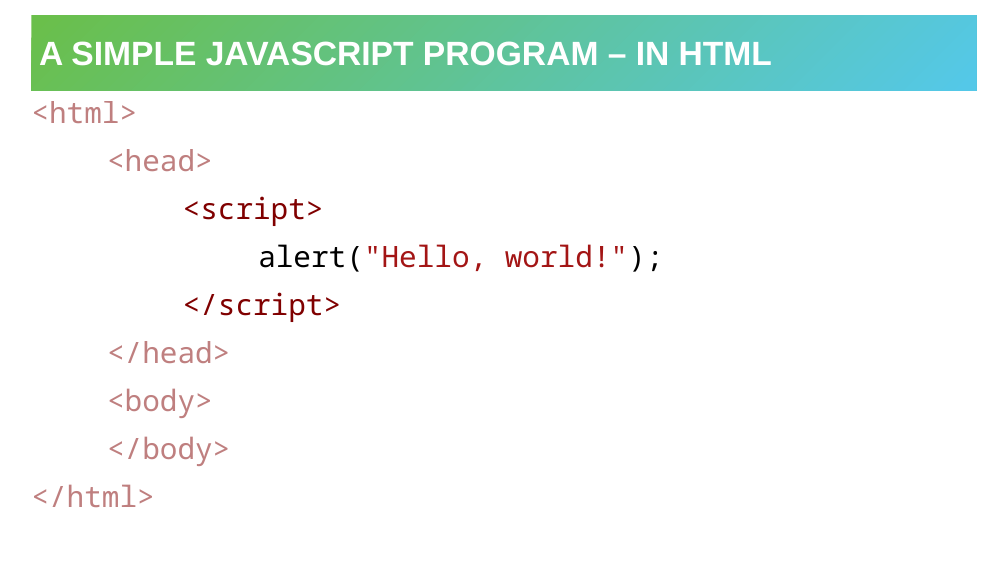
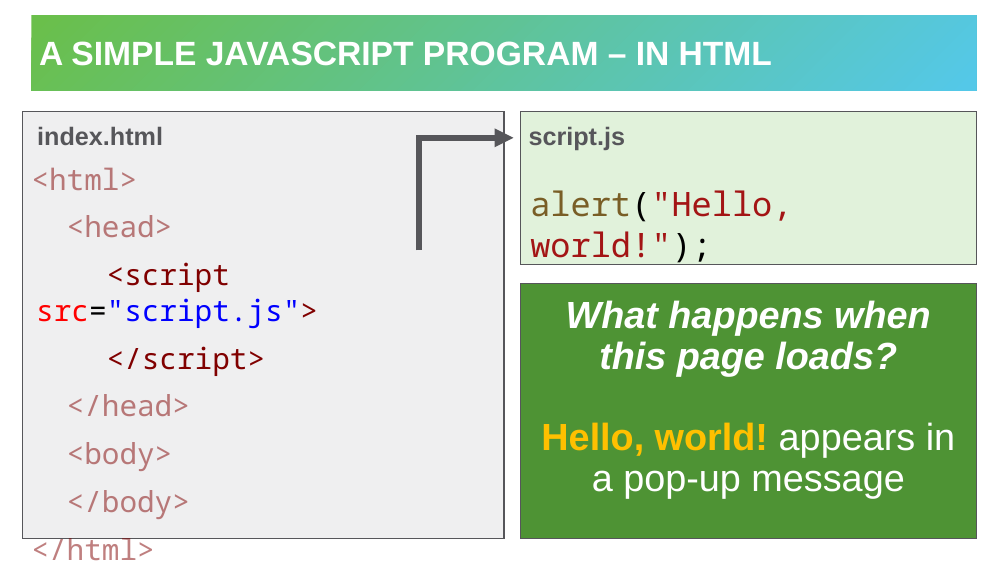
Before and after one commit to hytechclub/web-102, a slide deck: slide 5 of Week02/IntroductionToJavaScript.pptx. Drawn at 1008x567 pixels with LibreOffice and Linux fonts; fonts in the diff are those of the drawing. Boxes give left, top, right and bottom in pixels: in the first picture for what was removed or moved away, otherwise in the second. Text is boxed around its words. In the diff, an @@ line names an element or a change of style, - is before the commit and + after.

```diff
--- a/Week02/IntroductionToJavaScript.pptx
+++ b/Week02/IntroductionToJavaScript.pptx
@@ rectangle added at [22, 112, 504, 538], fill #EFEFF0, outline #56565A 1 pt @@
@@ rectangle added at [520, 112, 977, 265], fill #E1F2DB, outline #56565A 1 pt @@
@@ text added at [37, 126, 163, 145], 24 pt, text #56565A, bold @@
+index.html
@@ elbow arrow added from (419, 250) to (513, 138), #56565A 6 pt @@
@@ text added at [529, 126, 626, 150], 24 pt, text #56565A, bold @@
+script.js
@@ text "<html>": place and size @@
-text "<html>" at [31, 101, 664, 507]
+text "<html>" at [31, 167, 318, 519]
@@ text added at [530, 190, 792, 265], 32 pt, text #A31515 @@
+alert("Hello, world!");
@@ text at [36, 262, 318, 329]: text changed; text colour #A31515 to #0000FF @@
-<script>
-alert("Hello, world!");
+<script src="script.js">
@@ rectangle added at [520, 284, 977, 539], fill #4E9334, outline #56565A 1 pt, 36 pt, text #FFFFFF, bold @@
+What happens when this page loads?
+Hello, world! appears in a pop-up message
@@ text at [107, 346, 265, 376]: indent changed @@
```
Also in this commit, not shown: 3 other slides changed, 1 slide added, 9 other files.
